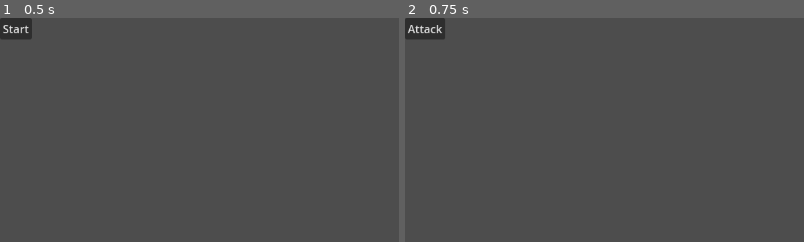
Above: before the commit, frames 1-2 (left to right).
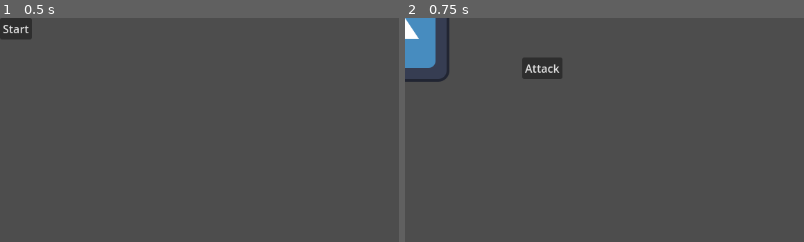
Above: after the commit, the same moments.

Repository: brokenintercom/ECS179-Hanafueda
Game: Godot game, scene res://scenes/scene_manager.tscn
Two runs of this game, one before a commit and one after it. Both use one fixed random seed, a clock stepped at 60 frames per second and the inputs below. The engine's default icon, where the game draws it, is replaced by a stand-in: a white triangle on a blue panel in a dark square.
Inputs:
- Up to frame 1 (0.5 s): no input
- Up to frame 2 (0.75 s): click "Start" at 0.5 s
The pictures show only the part of the screen within x 0-50%, y 0-50%; the shares and areas given below are measured in that part.

Frame 1 is identical in both runs. In frame 2, 3.1% of the frame differs, in the area x 0-40%, y 0-29%.

Commit message:
restructured code/project

Diff:
--- a/project.godot
+++ b/project.godot
@@ -18,8 +18,8 @@
 [autoload]
 
 damage_engine="*res://scripts/damage_engine.gd"
-player_party="*res://scripts/player_party.gd"
 signals="*res://scripts/signals.gd"
+card_spec_factory="*res://scripts/card_spec_factory.gd"
 
 [rendering]
 
--- a/scenes/battle_screen.tscn
+++ b/scenes/battle_screen.tscn
@@ -1,13 +1,22 @@
-[gd_scene load_steps=2 format=3 uid="uid://dsrai2qw7g6sb"]
+[gd_scene load_steps=4 format=3 uid="uid://dsrai2qw7g6sb"]
 
 [ext_resource type="Script" path="res://scripts/battle_screen.gd" id="1_m0yuu"]
+[ext_resource type="PackedScene" uid="uid://cteoy7ongb50t" path="res://scenes/enemy.tscn" id="2_t5xab"]
+[ext_resource type="PackedScene" uid="uid://dj5id2qqtq3h4" path="res://scenes/player.tscn" id="4_okrt5"]
 
 [node name="BattleScreen" type="Node2D"]
 script = ExtResource("1_m0yuu")
 
+[node name="Enemy" parent="." instance=ExtResource("2_t5xab")]
+num_turns_left = 5
+
+[node name="Player" parent="." instance=ExtResource("4_okrt5")]
+
 [node name="AttackButton" type="Button" parent="."]
-offset_right = 8.0
-offset_bottom = 8.0
+offset_left = 169.0
+offset_top = 57.0
+offset_right = 227.0
+offset_bottom = 88.0
 text = "Attack"
 
 [connection signal="pressed" from="AttackButton" to="." method="_on_attack_button_pressed"]
--- /dev/null
+++ b/scenes/card.tscn
@@ -0,0 +1,12 @@
+[gd_scene load_steps=3 format=3 uid="uid://mnmhxw1j0krl"]
+
+[ext_resource type="Script" path="res://scripts/card.gd" id="1_r3fpk"]
+[ext_resource type="Texture2D" uid="uid://bp1iqfjbt1bmh" path="res://assets/icon.svg" id="2_crbqs"]
+
+[node name="Card" type="Control"]
+layout_mode = 3
+anchors_preset = 0
+script = ExtResource("1_r3fpk")
+
+[node name="Sprite2D" type="Sprite2D" parent="."]
+texture = ExtResource("2_crbqs")
--- /dev/null
+++ b/scenes/enemy.tscn
@@ -0,0 +1,7 @@
+[gd_scene load_steps=2 format=3 uid="uid://cteoy7ongb50t"]
+
+[ext_resource type="Script" path="res://scripts/enemy.gd" id="1_bi4tv"]
+
+[node name="Enemy" type="Node2D"]
+script = ExtResource("1_bi4tv")
+max_health = 500
--- /dev/null
+++ b/scenes/hand.tscn
@@ -0,0 +1,35 @@
+[gd_scene load_steps=3 format=3 uid="uid://b37px5yamuk8i"]
+
+[ext_resource type="Script" path="res://scripts/hand.gd" id="1_u8mbn"]
+[ext_resource type="PackedScene" uid="uid://mnmhxw1j0krl" path="res://scenes/card.tscn" id="2_dgr5s"]
+
+[node name="Hand" type="CanvasLayer"]
+script = ExtResource("1_u8mbn")
+
+[node name="GridContainer" type="GridContainer" parent="."]
+offset_right = 40.0
+offset_bottom = 40.0
+
+[node name="Card0" parent="GridContainer" instance=ExtResource("2_dgr5s")]
+layout_mode = 2
+
+[node name="Card1" parent="GridContainer" instance=ExtResource("2_dgr5s")]
+layout_mode = 2
+
+[node name="Card2" parent="GridContainer" instance=ExtResource("2_dgr5s")]
+layout_mode = 2
+
+[node name="Card3" parent="GridContainer" instance=ExtResource("2_dgr5s")]
+layout_mode = 2
+
+[node name="Card4" parent="GridContainer" instance=ExtResource("2_dgr5s")]
+layout_mode = 2
+
+[node name="Card5" parent="GridContainer" instance=ExtResource("2_dgr5s")]
+layout_mode = 2
+
+[node name="Card6" parent="GridContainer" instance=ExtResource("2_dgr5s")]
+layout_mode = 2
+
+[node name="Card7" parent="GridContainer" instance=ExtResource("2_dgr5s")]
+layout_mode = 2
--- /dev/null
+++ b/scenes/lose.tscn
@@ -0,0 +1,3 @@
+[gd_scene format=3 uid="uid://blnhmx3jd02uc"]
+
+[node name="Lose" type="Node2D"]
--- /dev/null
+++ b/scenes/player.tscn
@@ -0,0 +1,10 @@
+[gd_scene load_steps=3 format=3 uid="uid://dj5id2qqtq3h4"]
+
+[ext_resource type="PackedScene" uid="uid://b37px5yamuk8i" path="res://scenes/hand.tscn" id="1_5gh7w"]
+[ext_resource type="Script" path="res://scripts/player.gd" id="1_bs5ar"]
+
+[node name="Player" type="Node2D"]
+script = ExtResource("1_bs5ar")
+max_health = 100
+
+[node name="Hand" parent="." instance=ExtResource("1_5gh7w")]
--- a/scenes/state_machine.tscn
+++ b/scenes/state_machine.tscn
@@ -1,6 +1,9 @@
-[gd_scene load_steps=2 format=3 uid="uid://bx14dsymb7rfv"]
+[gd_scene load_steps=3 format=3 uid="uid://bx14dsymb7rfv"]
 
 [ext_resource type="Script" path="res://scripts/scene_manager.gd" id="1_coxvt"]
+[ext_resource type="PackedScene" uid="uid://br1kcgfay4e0p" path="res://scenes/title_screen.tscn" id="2_fl5bv"]
 
 [node name="SceneManager" type="Node2D"]
 script = ExtResource("1_coxvt")
+
+[node name="TitleScreen" parent="." instance=ExtResource("2_fl5bv")]
--- /dev/null
+++ b/scenes/win.tscn
@@ -0,0 +1,3 @@
+[gd_scene format=3 uid="uid://c17fwhtxhkg51"]
+
+[node name="Win" type="Node2D"]
--- a/scripts/battle_screen.gd
+++ b/scripts/battle_screen.gd
@@ -1,17 +1,44 @@
 class_name BattleScreen
 extends Node
 
+enum PhaseType {
+	PLAYER,
+	ENEMY,
+}
+
+@onready var player := $Player
+@onready var enemy := $Enemy
+var curr_phase := PhaseType.PLAYER
 
 # Called when the node enters the scene tree for the first time.
 func _ready() -> void:
-	pass # Replace with function body.
+	signals.switch_battle_phase.connect(_on_switch_battle_phase)
 
 
 # Called every frame. 'delta' is the elapsed time since the previous frame.
-func _process(delta: float) -> void:
-	pass
+func _process(_delta: float) -> void:
+	if curr_phase == PhaseType.ENEMY:
+		if enemy.curr_health <= 0:
+			print("Switching to win screen...")
+			signals.switch_scene.emit("win")
+	elif curr_phase == PhaseType.PLAYER:
+		# TODO could do "else" but technically for future development I am putting an elif...
+		if enemy.num_turns_left == 0 or player.curr_health <= 0:
+			print("Switching to lose screen...")
+			# TODO need to decrement num turns left in enemy script
+			signals.switch_scene.emit("lose")
 
 
+
+func _on_switch_battle_phase() -> void:
+	if curr_phase == PhaseType.PLAYER:
+		curr_phase = PhaseType.ENEMY
+		# TODO @Jamie: Disable player input.
+	else:
+		curr_phase = PhaseType.PLAYER
+
+
+# TODO modify later
 func _on_attack_button_pressed() -> void:
 	print("Switching to title screen...")
 	signals.switch_scene.emit("title_screen")
--- a/scripts/card.gd
+++ b/scripts/card.gd
@@ -1,12 +1,16 @@
 class_name Card
-extends Node
+extends Control
 
-var card_name:String
-var health:float
-var attack:float
-var accuracy:float
+
+
+@export var month:CardSpec.Month
+@export var type:CardSpec.Type
+@export var texture:Texture
+
+# TODO @Jamie: empty cards cannot be selected
+
+var is_selected := false
 # TODO attach this script to every instance of this card? or it can have a path to its image
-
 
 
 # Called when the node enters the scene tree for the first time.
@@ -17,3 +21,14 @@
 # Called every frame. 'delta' is the elapsed time since the previous frame.
 func _process(_delta: float) -> void:
 	pass
+
+
+func update_card(spec:CardSpec) -> void:
+	month = spec.month
+	type = spec.type
+	texture = spec.texture
+# TODO look for an InputEvent for when the card is clicked on (need collision shape)
+# TODO then the card should be outlined in blue to indicate it's selected (and set is_selected)
+
+# TODO also, look for an InputEvent for when the mouse hovers over a card
+# TODO on_mouse_entered and on_mouse_exited signals
--- /dev/null
+++ b/scripts/card_spec.gd
@@ -0,0 +1,32 @@
+class_name CardSpec
+extends Node
+
+enum Month {
+	JAN,
+	FEB,  # TODO add more
+	EMPTY,
+}
+
+enum Type {
+	NORMAL,
+	RIBBON,
+	ANIMAL,
+	BRIGHT,  # TODO add more
+	EMPTY,
+}
+
+enum Synergy {
+	NONE,  # TODO add more
+}
+
+var month:Month
+var type:Type
+var synergy:Synergy
+var texture:Texture
+
+
+func _init(new_month:Month, new_type:Type, new_synergy:Synergy, new_texture:Texture) -> void:
+	self.month = new_month
+	self.type = new_type
+	self.synergy = new_synergy
+	self.texture = new_texture
--- /dev/null
+++ b/scripts/card_spec_factory.gd
@@ -0,0 +1,9 @@
+class_name CardSpecFactory
+extends Node
+
+static var empty_card_spec := CardSpec.new(CardSpec.Month.EMPTY, CardSpec.Type.EMPTY, CardSpec.Synergy.NONE, preload("res://assets/icon.svg"))
+# TODO update with actual empty spot asset
+
+
+static func card_to_spec(card:Card) -> CardSpec:
+	return CardSpec.new(card.month, card.type, card.synergy, card.sprite)
--- /dev/null
+++ b/scripts/character.gd
@@ -0,0 +1,15 @@
+class_name Character
+extends Node2D
+
+
+@export var max_health:int
+var curr_health:int
+
+
+func _ready() -> void:
+	curr_health = max_health
+	signals.character_hit.connect(_on_character_hit)
+
+
+func _on_character_hit(target:Character, dmg:int) -> void:
+	target.curr_health = clampi(target.curr_health - dmg, 0, target.max_health)
--- a/scripts/damage_engine.gd
+++ b/scripts/damage_engine.gd
@@ -4,8 +4,6 @@
 static var DMG_GRID  # TODO 2D array
 
 
-static func calc_dmg(attacking_card:Card, target_card:Card) -> float:
-	if randi_range(0, 1) < attacking_card.accuracy:
-		return DMG_GRID[attacking_card.type][target_card.type] * attacking_card.attack
-	else:  # Attack missed
-		return 0.0
+static func calc_dmg(selected_cards:Array[CardSpec]) -> int:
+	# TODO
+	return 10
--- /dev/null
+++ b/scripts/enemy.gd
@@ -0,0 +1,8 @@
+class_name Enemy
+extends Character
+
+@export var num_turns_left:int
+@onready var _player := $"../Player"
+
+
+# TODO signals.character_hit.emit(_player, dmg)
--- /dev/null
+++ b/scripts/hand.gd
@@ -0,0 +1,10 @@
+class_name PlayerCards
+extends Node
+
+@export var max_hand_size := 8
+var num_cards:int
+
+
+# Called when the node enters the scene tree for the first time.
+func _ready() -> void:
+	num_cards = max_hand_size
--- /dev/null
+++ b/scripts/player.gd
@@ -0,0 +1,66 @@
+class_name Player
+extends Character
+
+var _deck:Array[CardSpec]
+var _discard_pile:Array[CardSpec]
+@onready var _hand := $Hand  # Hand of cards
+@onready var _enemy := $"../Enemy"
+
+
+func _update_card(card:Card, spec:CardSpec):
+	# Use the given spec to update the card's attributes
+	card.month = spec.month
+	card.type = spec.type
+	card.synergy = spec.synergy
+	card.texture = spec.texture
+
+
+func _draw_cards(num_draw:int):
+	if _hand.num_cards + num_draw > _hand.max_hand_size:
+		# Clamp upper limit of num cards to draw
+		# TODO debuff variable possibly
+		num_draw = _hand.max_hand_size - _hand.num_cards
+
+	# Update the displayed cards
+	var card_nodes := _hand.get_node("GridContainer").get_children()
+
+	# Shortcut by simply updating the existing Card nodes with the newly "drawn" cards
+	for card in card_nodes:
+		# Finished drawing cards
+		if num_draw == 0:
+			break
+
+		# This spot is already filled with a card
+		if card.type != CardSpec.Type.EMPTY:
+			continue
+
+		# Empty spot
+		if not _deck.is_empty():
+			# Draw a non-empty card and update the current card node
+			_update_card(card, _deck.pop_back())
+			_hand.num_cards += 1
+			num_draw -= 1
+
+
+func _play_cards():
+	var card_nodes := _hand.get_children()
+	var selected_cards:Array[CardSpec]
+
+	for card in card_nodes:
+		if card.is_selected:
+			# Extract the spec form of the card
+			var spec_version := CardSpecFactory.card_to_spec(card)
+
+			selected_cards.push_back(spec_version)
+			_discard_pile.push_back(spec_version)  # Will enter the discard pile shortly after being played
+
+			_update_card(card, CardSpecFactory.empty_card_spec)
+
+			# Deselect the card since we will play it now
+			_hand.num_cards -= 1
+			card.is_selected = false
+
+	var dmg = DamageEngine.calc_dmg(selected_cards)
+	signals.character_hit.emit(_enemy, dmg)
+	signals.switch_battle_phase.emit()
+	# TODO possibly a replenish_deck() to move the discard to the deck, and shuffle also
--- a/scripts/player_party.gd
+++ /dev/null
@@ -1,20 +0,0 @@
-class_name PlayerParty
-extends Node
-
-static var party:Dictionary
-const MAX_PARTY_SIZE := 6
-
-
-# Return whether or not adding a member was successful
-static func recruit_member(member:Card) -> bool:
-	if party.size() < MAX_PARTY_SIZE:
-		# Search up party members by their name
-		party[member.card_name] = member
-		return true
-	else:
-		return false
-
-
-# Returns whether sacrifice was successful
-static func sacrfice_member(member:Card) -> void:
-	return party.erase(member.card_name)
--- a/scripts/scene_manager.gd
+++ b/scripts/scene_manager.gd
@@ -13,7 +13,7 @@
 
 
 # Called every frame. 'delta' is the elapsed time since the previous frame.
-func _process(delta: float) -> void:
+func _process(_delta: float) -> void:
 	pass
 
 
--- a/scripts/signals.gd
+++ b/scripts/signals.gd
@@ -2,3 +2,5 @@
 extends Node
 
 signal switch_scene(next_scene:String)
+signal switch_battle_phase
+signal character_hit(dmg:float)
